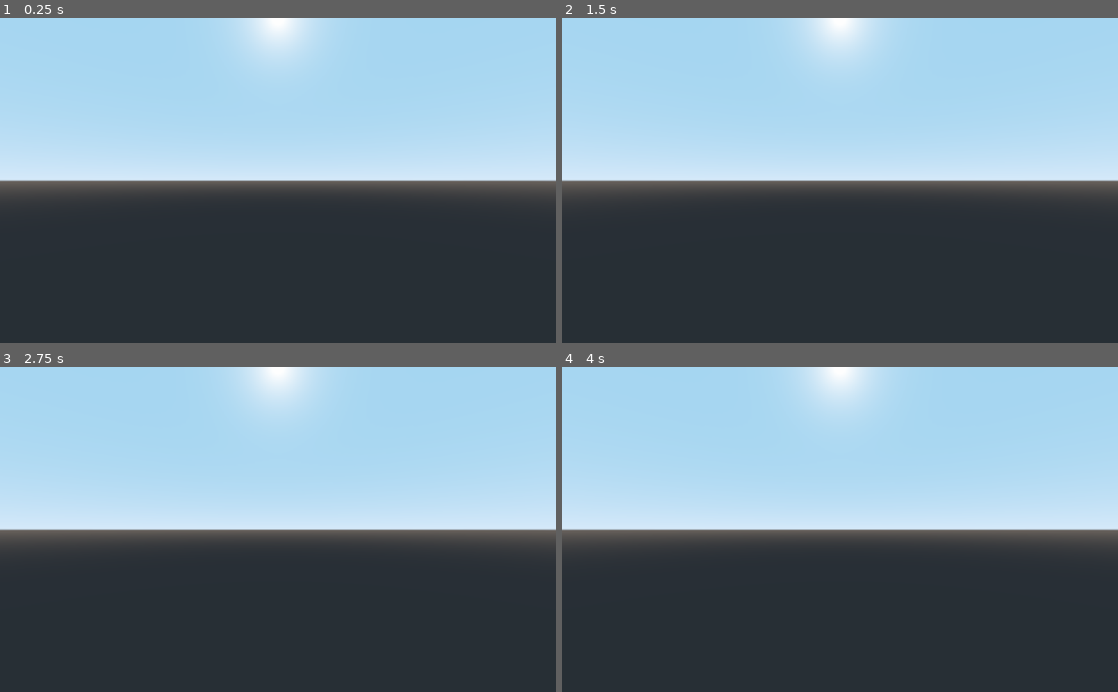
Above: before the commit, frames 1-4 (two rows, left to right).
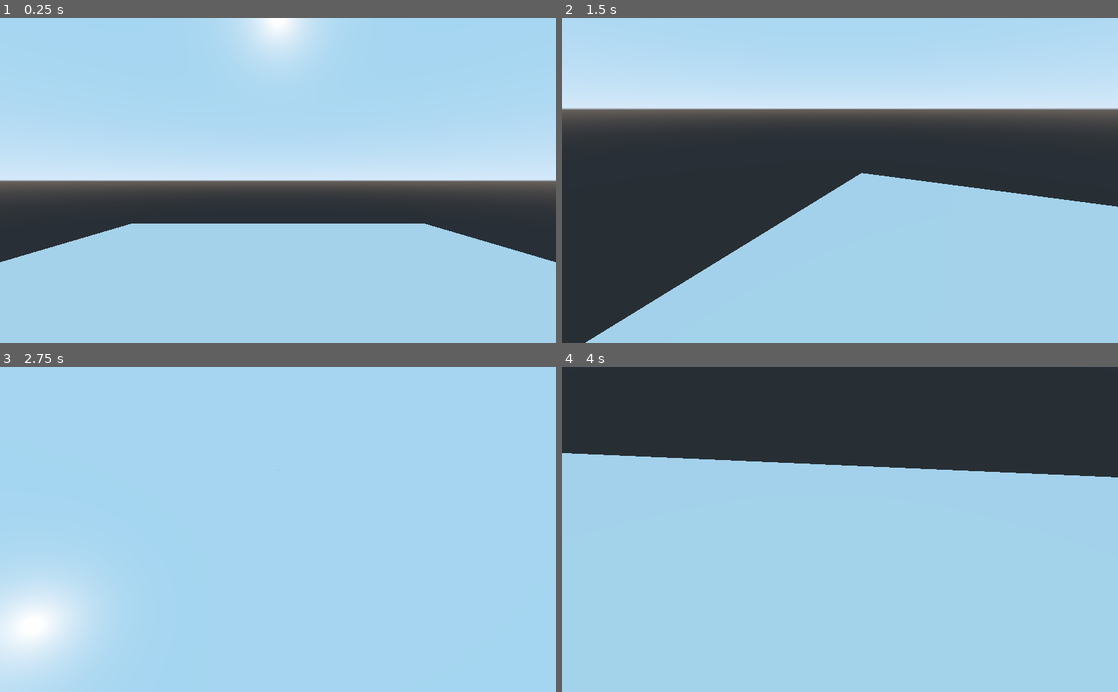
Above: after the commit, the same moments.

Repository: cedmundo/tutorial-fps
Game: Godot game, scene res://Main.tscn
Two runs of this game, one before a commit and one after it. Both use one fixed random seed, a clock stepped at 60 frames per second and the inputs below.
Inputs (mouse positions are in pixels of both pictures, inside the frame that each line leads up to):
- Up to frame 1 (0.25 s): no input
- Up to frame 2 (1.5 s): tap Enter at 0.5 s; move the mouse to (962, 164) at 0.52 s; tap Space at 1.25 s; move the mouse to (728, 196) at 1.27 s
- Up to frame 3 (2.75 s): tap Enter at 2 s; move the mouse to (333, 458) at 2.02 s
- Up to frame 4 (4 s): tap Space at 2.75 s; move the mouse to (812, 594) at 2.77 s; tap Enter at 3.5 s; move the mouse to (1006, 578) at 3.52 s

The runs differ from the first frame. In frame 1, 34% of the frame differs, in the area x 0-100%, y 63-100%; in frame 2, 68%; in frame 3, 60%; in frame 4, 90%, in the area x 0-100%, y 0-100%.

Commit message:
Apply movement with mouse input

Diff:
--- a/Main.tscn
+++ b/Main.tscn
@@ -1,4 +1,6 @@
-[gd_scene format=2]
+[gd_scene load_steps=2 format=2]
+
+[ext_resource path="res://Player.gd" type="Script" id=1]
 
 [node name="Main" type="Spatial"]
 
@@ -10,5 +12,7 @@
 depth = 10.0
 
 [node name="Player" type="Spatial" parent="."]
+transform = Transform( 1, 0, 0, 0, 1, 0, 0, 0, 1, 0, 1.52212, 2.9848 )
+script = ExtResource( 1 )
 
 [node name="Camera" type="Camera" parent="Player"]
--- /dev/null
+++ b/Player.gd
@@ -0,0 +1,15 @@
+extends Spatial
+
+onready var camera = $Camera
+
+func _ready():
+	Input.set_mouse_mode(Input.MOUSE_MODE_CAPTURED)
+
+func _input(event):
+	if event is InputEventMouseMotion:
+		var coords = event.get_relative()
+		rotate_y(-coords.x * 0.01)
+		camera.rotate_x(-coords.y * 0.01)
+
+	if event.is_action_pressed("ui_cancel"):
+		Input.set_mouse_mode(Input.MOUSE_MODE_VISIBLE)
